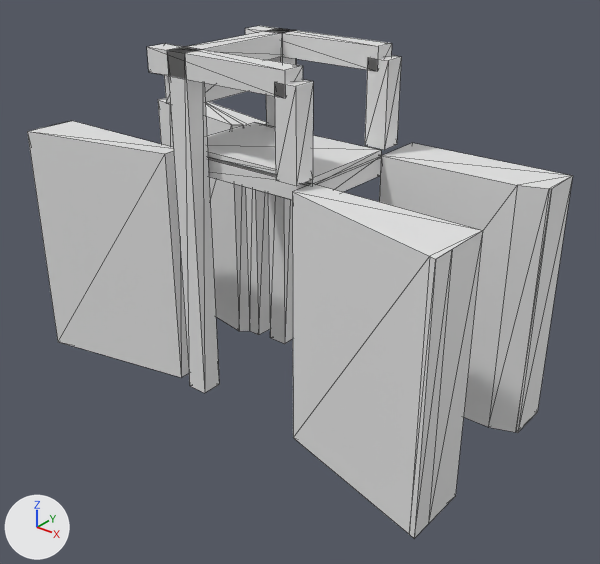
Renders of the glTF model models/woudbloem/woudbloem-brug-5e29256f/woudbloem-brug-5e29256f.glb from each side of a commit.
Camera for both pictures: a 50 mm lens placed at (20.0, -23.8, 9.6), pointed at (1.3, -0.3, -4.9). The axes (+X, +Y, +Z) are drawn at lower left. The lights are the same throughout. The first picture is the older version. Mesh edges are drawn as thin lines.

The first picture shows 'building:balans', 'building:balans 2', 'building:contragewicht', 'building:hamei', 'building:hamei 2', 'building:hangstang', 'building:hangstang 2', 'building:portaal', 'road:dek', 'road:landhoofd', 'road:landhoofd 2', 'road:landhoofd 3', 'road:landhoofd 4', 'road:rijbaan lokale weg'.
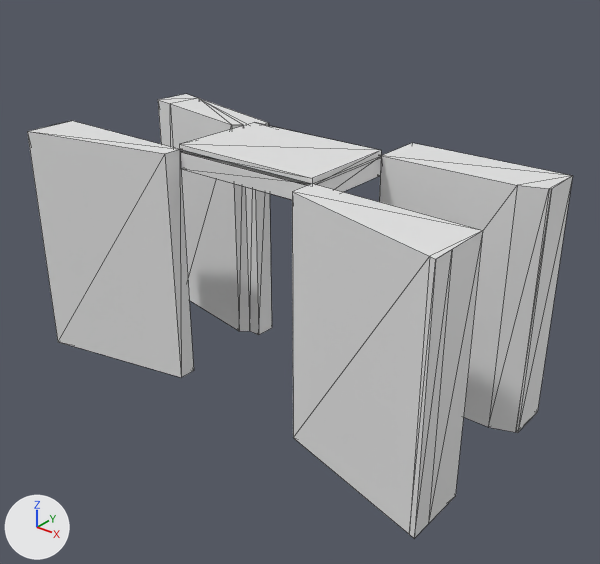
Where the change shows, as pixel boxes (x1, y1, x2, y2) in the pictures (600 x 564 px):
'building:hamei 2', deleted: before (167, 47, 219, 393)
'building:balans 2', deleted: before (147, 44, 303, 98)
'building:hamei', deleted: before (266, 28, 296, 344)
'building:hangstang 2', deleted: before (274, 80, 313, 186)
'building:balans', deleted: before (245, 26, 392, 71)
'building:hangstang', deleted: before (365, 55, 401, 150)
'building:portaal', deleted: before (179, 30, 286, 60)
'building:contragewicht', deleted: before (164, 75, 247, 104)

The edits, one by one:
Object 'building:hamei' (ob_building_hamei) is deleted.
Object 'building:hamei 2' (ob_building_hamei_2) is deleted.
Object 'building:portaal' (ob_building_portaal) is deleted.
Object 'building:balans' (ob_building_balans) is deleted.
Object 'building:hangstang' (ob_building_hangstang) is deleted.
Object 'building:balans 2' (ob_building_balans_2) is deleted.
Object 'building:hangstang 2' (ob_building_hangstang_2) is deleted.
Object 'building:contragewicht' (ob_building_contragewicht) is deleted.
